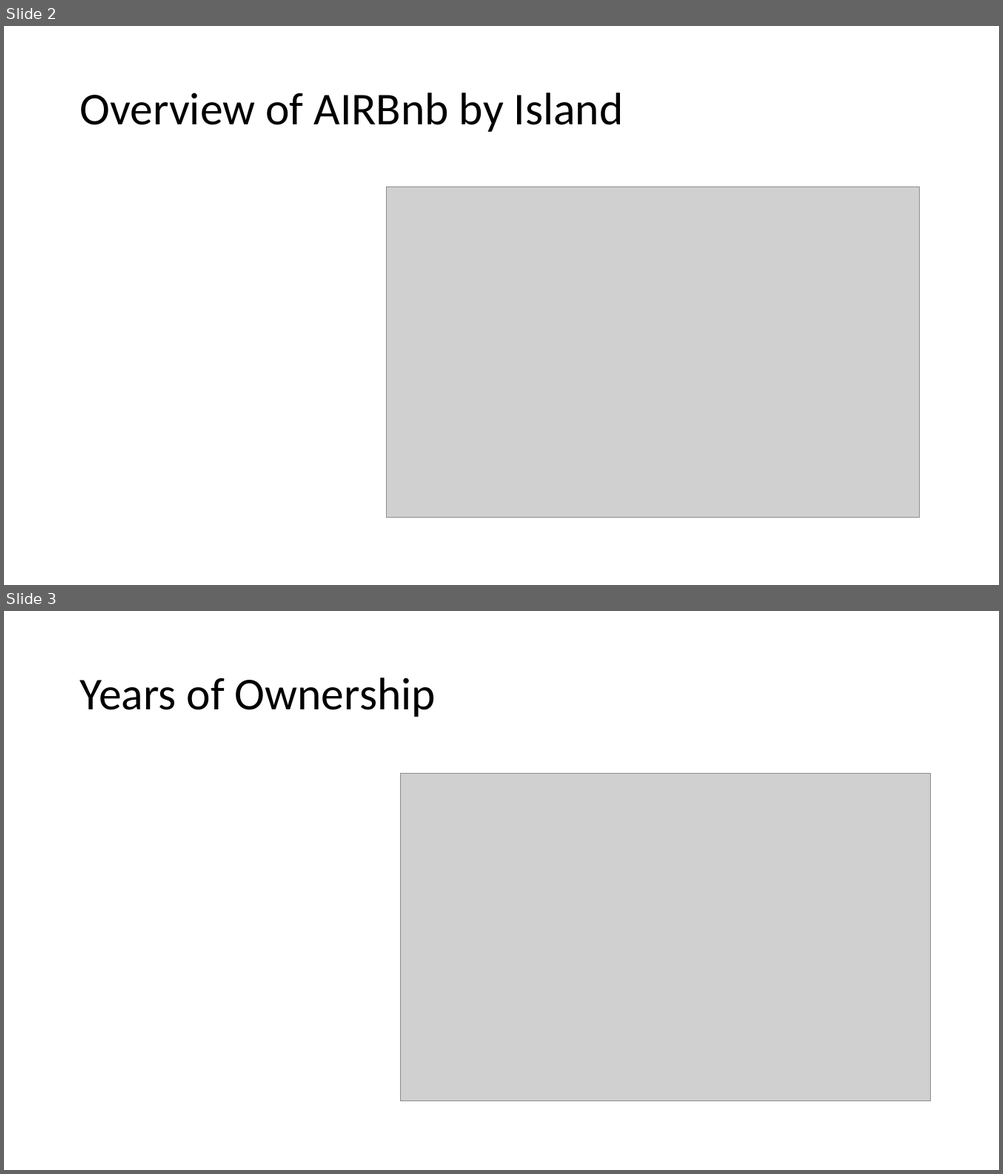
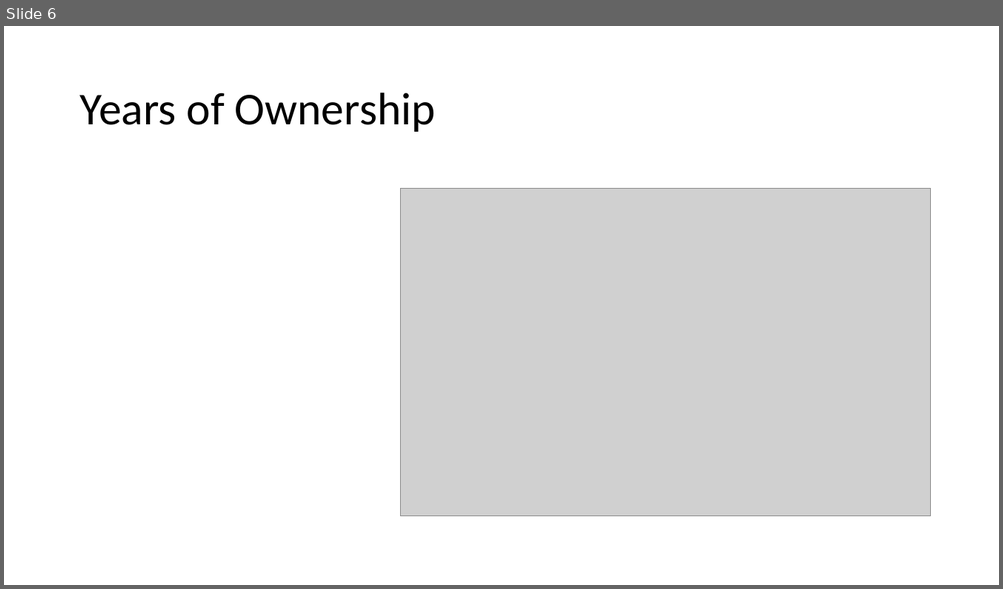
Before and after one commit to jaminiowa/Group-1-Project, a slide deck: Group 1 - AirBnB Presentation.pptx. Shown one above the other, each under a label of ours: slides 2 and 3 before the commit, slide 6 after it. The pictures are 1003x1174 and 1003x589 pixels, drawn with LibreOffice and Linux fonts; fonts in the diff are those of the drawing; grey boxes stand for pictures. Boxes give left, top, right and bottom in pixels: in the first picture for what was removed or moved away, otherwise in the second. Text is boxed around its words. In the diff, an @@ line names an element or a change of style, - is before the commit and + after.

```diff
--- a/Group 1 - AirBnB Presentation.pptx
+++ b/Group 1 - AirBnB Presentation.pptx
@@ slide 2 removed at (4,26,999,585), background #FFFFFF @@
@@ title removed at (79,93,623,132) @@
-Overview of AIRBnb by Island
@@ picture removed at (386,187,919,517) @@
@@ what was slide 3 is now slide 6 @@
```
Also in this commit, not shown: 1 slide changed, 6 slides added.
